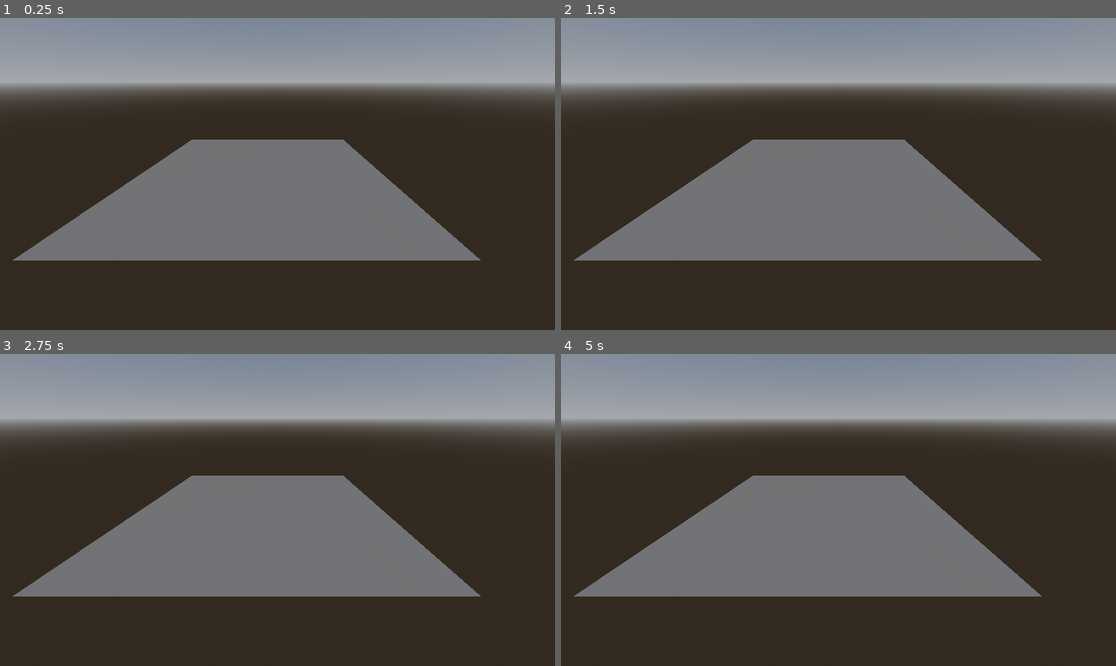
Above: before the commit, frames 1-4 (two rows, left to right).
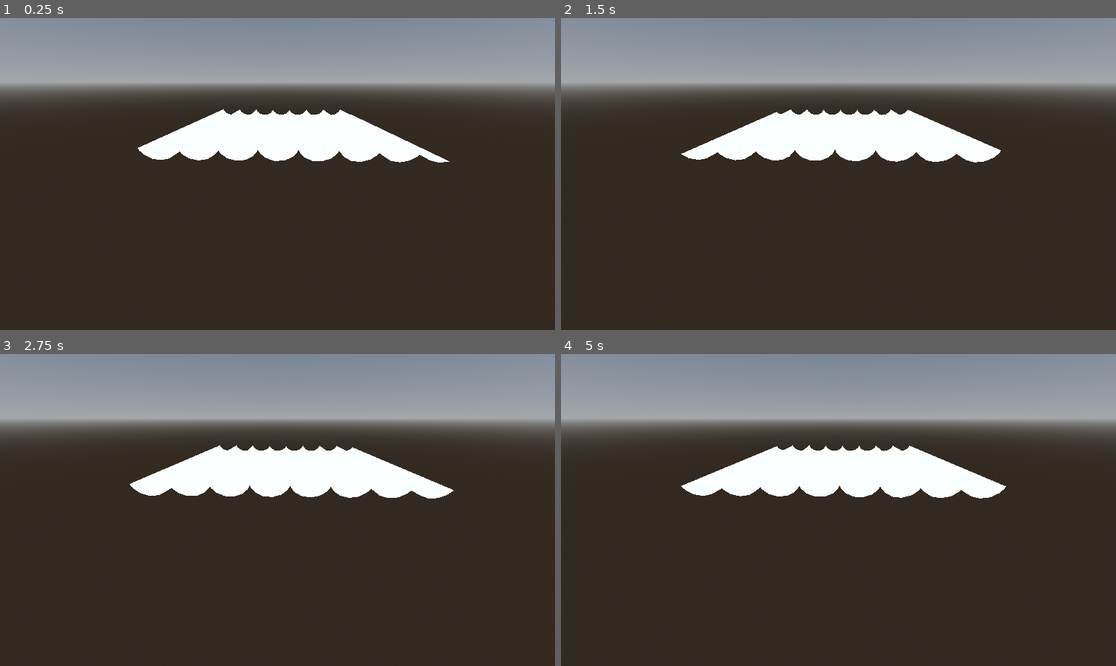
Above: after the commit, the same moments.

Repository: armedturret/Godot-Wave-Simulation
Game: Godot game, scene res://scenes/gerstner_ocean.tscn
Same seed, same stepped clock (60 frames per second), same inputs: the game is played once before the commit and once after it.
Inputs:
- Up to frame 1 (0.25 s): no input
- Up to frame 2 (1.5 s): no input
- Up to frame 3 (2.75 s): no input
- Up to frame 4 (5 s): no input

The runs differ from the first frame. In frame 1, 26% of the frame differs, in the area x 2-87%, y 29-78%; in frame 2, 26%; in frame 3, 26%; in frame 4, 26%.

Commit message:
Got a basic gerstner wave working

Diff:
--- a/scenes/gerstner_ocean.tscn
+++ b/scenes/gerstner_ocean.tscn
@@ -1,6 +1,6 @@
 [gd_scene format=3 uid="uid://di60ffgcypgw4"]
 
-[ext_resource type="Script" uid="uid://c4mx012ggauhw" path="res://scripts/ocean_generator.gd" id="1_6p1gb"]
+[ext_resource type="Shader" uid="uid://csfe4if7i3y3p" path="res://shaders/ocean_gerstner.gdshader" id="1_6p1gb"]
 
 [sub_resource type="ProceduralSkyMaterial" id="ProceduralSkyMaterial_6p1gb"]
 
@@ -11,18 +11,28 @@
 background_mode = 2
 sky = SubResource("Sky_co4yx")
 
-[sub_resource type="ShaderMaterial" id="ShaderMaterial_6p1gb"]
+[sub_resource type="PlaneMesh" id="PlaneMesh_d0soh"]
+size = Vector2(50, 50)
+subdivide_width = 64
+subdivide_depth = 64
+
+[sub_resource type="ShaderMaterial" id="ShaderMaterial_co4yx"]
+render_priority = 0
+shader = ExtResource("1_6p1gb")
+shader_parameter/amplitude = 1.0
+shader_parameter/angular_frequency = 2.0
+shader_parameter/wave_vector = Vector2(1, 0)
 
 [node name="GerstnerOcean" type="Node3D" unique_id=192684016]
 
 [node name="Camera3D" type="Camera3D" parent="." unique_id=2024993671]
-transform = Transform3D(-1, 1.3243605e-09, -8.741274e-08, -3.477997e-08, 0.9113242, 0.41168934, 8.020657e-08, 0.41168934, -0.9113242, 4.3429337, 3.4643254, -3.1891866)
+transform = Transform3D(0.99964863, -0.010913228, 0.024157835, -3.4779973e-08, 0.91132426, 0.41168937, -0.02650848, -0.4115447, 0.911004, 4.3429337, 10.378669, 60.556053)
 environment = SubResource("Environment_58q5r")
-
-[node name="OceanGenerator" type="Node3D" parent="." unique_id=1089128055]
-script = ExtResource("1_6p1gb")
-ocean_material = SubResource("ShaderMaterial_6p1gb")
-metadata/_custom_type_script = "uid://c4mx012ggauhw"
 
 [node name="DirectionalLight3D" type="DirectionalLight3D" parent="." unique_id=2106264239]
 transform = Transform3D(0.5207688, -0.7380121, 0.42911315, 0.14476243, 0.5717135, 0.80758125, -0.8413344, -0.3584437, 0.40456694, 0, 0, 0)
+
+[node name="MeshInstance3D" type="MeshInstance3D" parent="." unique_id=1303851496]
+transform = Transform3D(1, 0, 0, 0, 1, 0, 0, 0, 1, 4.4687395, 0, 5.482691)
+mesh = SubResource("PlaneMesh_d0soh")
+surface_material_override/0 = SubResource("ShaderMaterial_co4yx")
--- /dev/null
+++ b/shaders/ocean_gerstner.gdshader
@@ -0,0 +1,24 @@
+shader_type spatial;
+render_mode world_vertex_coords;
+uniform float amplitude = 1.0;
+uniform float angular_frequency = 1.0;
+uniform vec2 wave_vector = vec2(1.0, 0.0);
+
+void vertex() {
+	// Called for every vertex the material is visible on.
+	float wp_dot = dot(wave_vector, VERTEX.xz);
+	vec2 xz = VERTEX.xz - normalize(wave_vector) *
+		amplitude *
+		sin(wp_dot - angular_frequency * TIME);
+	float y = amplitude * cos(wp_dot - angular_frequency * TIME);
+	VERTEX = vec3(xz.x, y, xz.y);
+}
+
+void fragment() {
+	// Called for every pixel the material is visible on.
+}
+
+//void light() {
+//	// Called for every pixel for every light affecting the material.
+//	// Uncomment to replace the default light processing function with this one.
+//}
Not shown, added: shaders/ocean_gerstner.gdshader.uid
